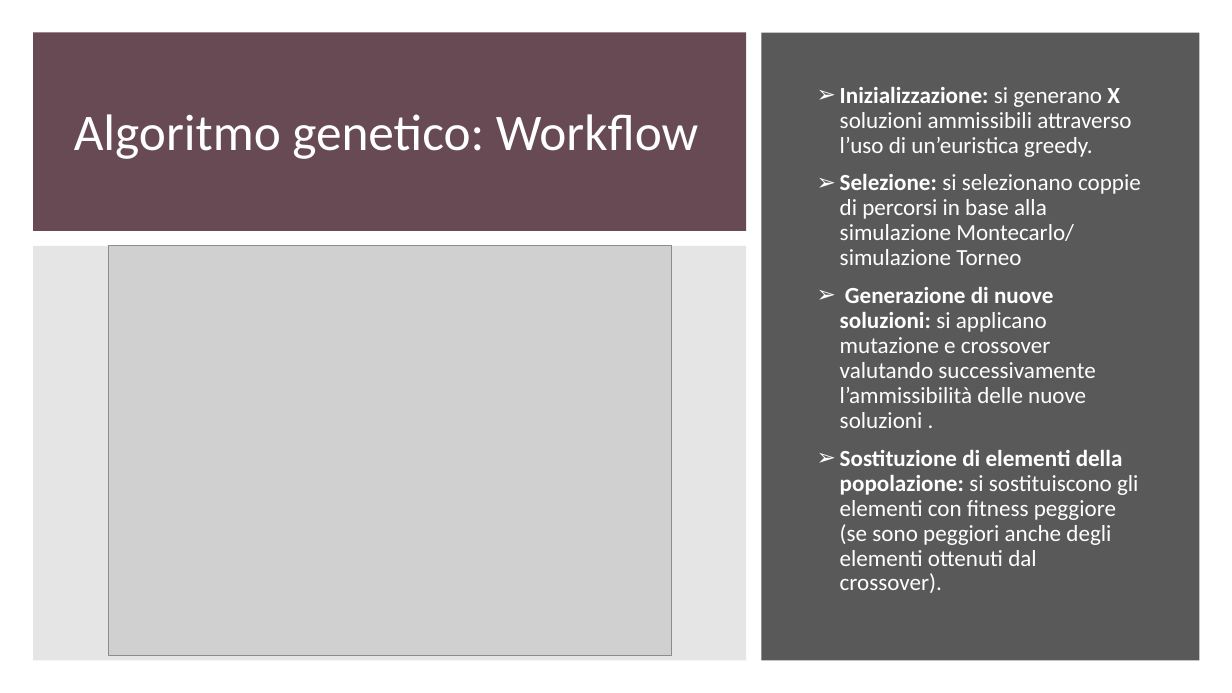
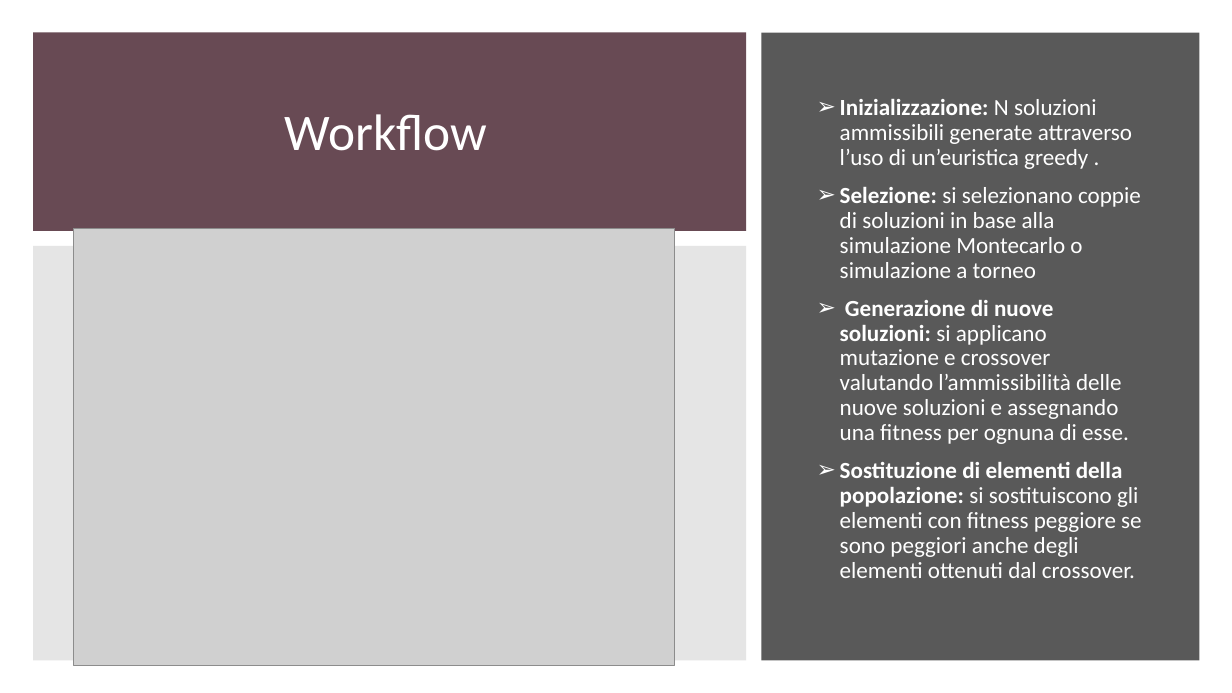
Before and after one commit to gdr-98/Greedy-heuristics-and-genetic-algorithm-for-a-CVRPTW-problem-resolution-, a slide deck: slide 7 of Power_point_nik.pptx. Drawn at 1232x693 pixels with LibreOffice and Linux fonts; fonts in the diff are those of the drawing; grey boxes stand for pictures. Boxes give left, top, right and bottom in pixels: in the first picture for what was removed or moved away, otherwise in the second. Text is boxed around its words. In the diff, an @@ line names an element or a change of style, - is before the commit and + after.

```diff
--- a/Power_point_nik.pptx
+++ b/Power_point_nik.pptx
@@ title at box(285, 114, 487, 151): text changed @@
-Algoritmo genetico: Workflow
+Workflow
@@ text at box(840, 99, 1142, 578): text changed @@
-➢ Inizializzazione: si generano X soluzioni ammissibili attraverso l’uso di un’euristica greedy.
-➢ Selezione: si selezionano coppie di percorsi in base alla simulazione Montecarlo/ simulazione Torneo
-➢ Generazione di nuove soluzioni: si applicano mutazione e crossover valutando successivamente l’ammissibilità delle nuove soluzioni .
-➢ Sostituzione di elementi della popolazione: si sostituiscono gli elementi con fitness peggiore (se sono peggiori anche degli elementi ottenuti dal crossover).
+➢ Inizializzazione: N soluzioni ammissibili generate attraverso l’uso di un’euristica greedy .
+➢ Selezione: si selezionano coppie di soluzioni in base alla simulazione Montecarlo o simulazione a torneo
+➢ Generazione di nuove soluzioni: si applicano mutazione e crossover valutando l’ammissibilità delle nuove soluzioni e assegnando una fitness per ognuna di esse.
+➢ Sostituzione di elementi della popolazione: si sostituiscono gli elementi con fitness peggiore se sono peggiori anche degli elementi ottenuti dal crossover.
@@ picture: place and size @@
-picture at box(108, 246, 671, 655)
+picture at box(74, 228, 676, 665)
```
Also in this commit, not shown: 14 other slides changed, 4 slides added, 9 slides removed.
